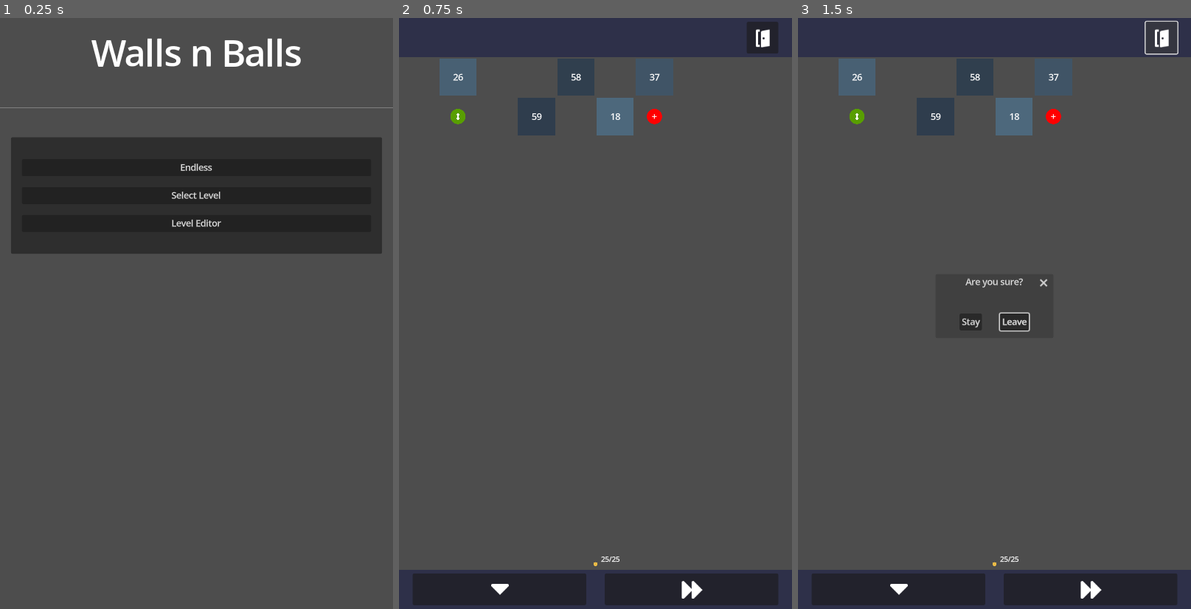
Above: before the commit, frames 1-3 (left to right).
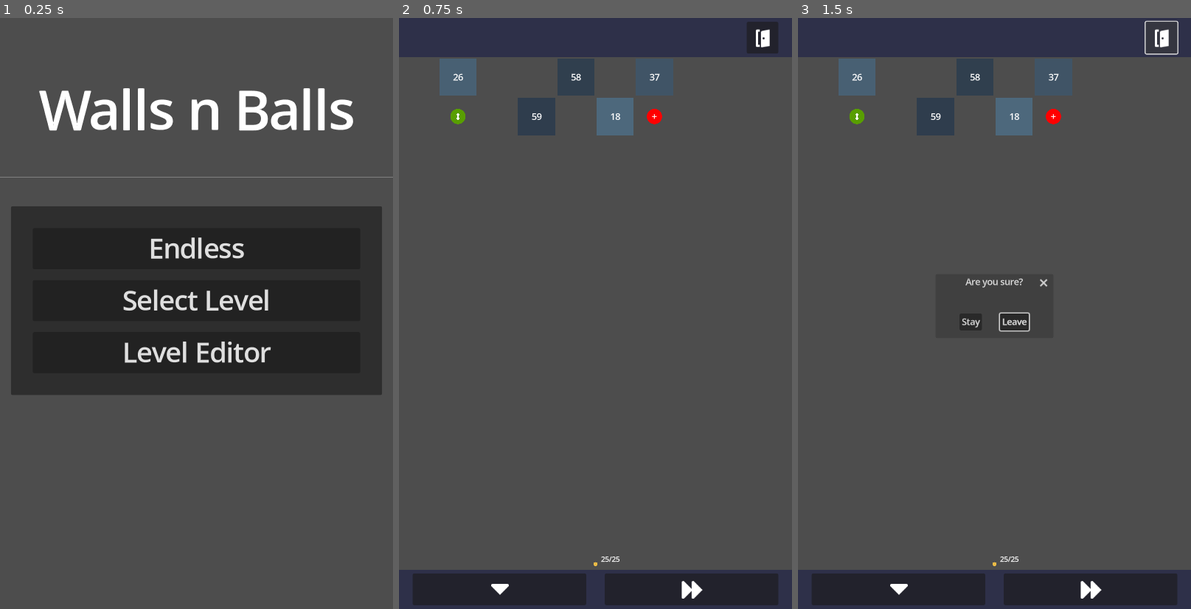
Above: after the commit, the same moments.

Repository: MichalHrbek/wallsnballs
Game: Godot game, scene res://scenes/ui/main_menu.tscn
The game is run twice, just before and just after one commit, with the same random seed, the same clock (stepped at 60 frames per second) and the same inputs.
Inputs (mouse positions are in pixels of both pictures, inside the frame that each line leads up to):
- Up to frame 1 (0.25 s): no input
- Up to frame 2 (0.75 s): click "Endless" at 0.5 s
- Up to frame 3 (1.5 s): click (1159, 35) at 1.25 s

The runs differ from the first frame. In frame 1, 37% of the frame differs, in the area x 0-100%, y 3-64%; in frame 2, nothing differs; in frame 3, nothing differs.

Commit message:
Menu theming

Diff:
--- /dev/null
+++ b/assets/menu_theme.tres
@@ -0,0 +1,6 @@
+[gd_resource type="Theme" format=3 uid="uid://dqwqcbmye67yw"]
+
+[resource]
+Button/font_sizes/font_size = 48
+ItemList/font_sizes/font_size = 32
+TabContainer/font_sizes/font_size = 32
--- a/scenes/ui/level_select/level_select_template.tscn
+++ b/scenes/ui/level_select/level_select_template.tscn
@@ -1,5 +1,6 @@
-[gd_scene load_steps=2 format=3 uid="uid://dh2oulc8yulwp"]
+[gd_scene load_steps=3 format=3 uid="uid://dh2oulc8yulwp"]
 
+[ext_resource type="Theme" uid="uid://dqwqcbmye67yw" path="res://assets/menu_theme.tres" id="1_0w1or"]
 [ext_resource type="PackedScene" uid="uid://cotyev0pavuix" path="res://scenes/ui/go_home_button.tscn" id="2_utqmq"]
 
 [node name="LevelSelect" type="Control"]
@@ -9,6 +10,7 @@
 anchor_bottom = 1.0
 grow_horizontal = 2
 grow_vertical = 2
+theme = ExtResource("1_0w1or")
 
 [node name="Menu" type="MarginContainer" parent="."]
 layout_mode = 1
--- a/scenes/ui/main_menu.tscn
+++ b/scenes/ui/main_menu.tscn
@@ -1,12 +1,13 @@
-[gd_scene load_steps=6 format=3 uid="uid://do3tux3la5xub"]
+[gd_scene load_steps=7 format=3 uid="uid://do3tux3la5xub"]
 
+[ext_resource type="Theme" uid="uid://dqwqcbmye67yw" path="res://assets/menu_theme.tres" id="1_8dd3e"]
 [ext_resource type="Script" path="res://scripts/ui/scene_changer.gd" id="1_g2bo3"]
 [ext_resource type="PackedScene" uid="uid://bg2hpjblc4id0" path="res://scenes/game/game_endless.tscn" id="2_t3ns2"]
 [ext_resource type="PackedScene" uid="uid://balphcqmixrli" path="res://scenes/ui/level_select/level_play_select.tscn" id="3_t3t12"]
 [ext_resource type="PackedScene" uid="uid://cutq80rp8oth" path="res://scenes/ui/level_select/level_edit_select.tscn" id="4_4lv6o"]
 
 [sub_resource type="LabelSettings" id="LabelSettings_f7vd8"]
-font_size = 64
+font_size = 96
 
 [node name="MainMenu" type="Control"]
 layout_mode = 3
@@ -15,12 +16,14 @@
 anchor_bottom = 1.0
 grow_horizontal = 2
 grow_vertical = 2
+theme = ExtResource("1_8dd3e")
 
 [node name="VBoxContainer" type="VBoxContainer" parent="."]
 layout_mode = 1
 anchors_preset = 15
 anchor_right = 1.0
 anchor_bottom = 1.0
+offset_top = 82.0
 grow_horizontal = 2
 grow_vertical = 2
 
@@ -49,9 +52,9 @@
 
 [node name="MarginContainer" type="MarginContainer" parent="VBoxContainer/Menu/PanelContainer"]
 layout_mode = 2
-theme_override_constants/margin_left = 20
+theme_override_constants/margin_left = 40
 theme_override_constants/margin_top = 40
-theme_override_constants/margin_right = 20
+theme_override_constants/margin_right = 40
 theme_override_constants/margin_bottom = 40
 
 [node name="VBoxContainer" type="VBoxContainer" parent="VBoxContainer/Menu/PanelContainer/MarginContainer"]
